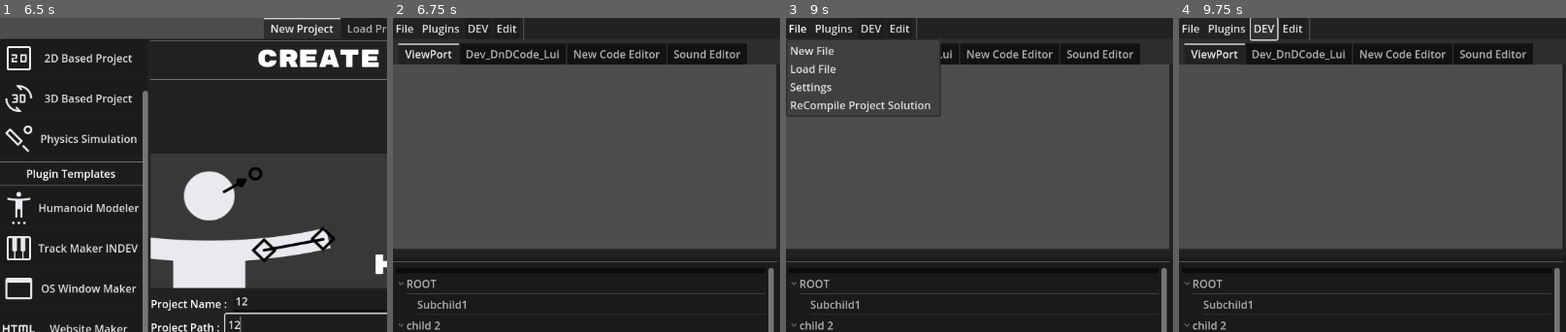
Above: before the commit, frames 1-4 (left to right).
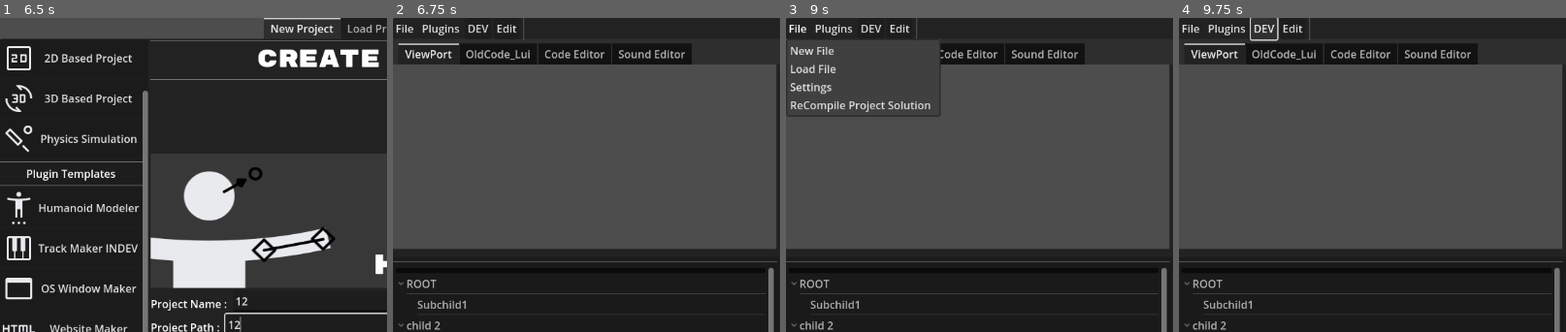
Above: after the commit, the same moments.

Repository: KevinKor001/LuminusEngine
Game: Godot game, scene res://Windows/StartUp.tscn
Same seed, same stepped clock (60 frames per second), same inputs: the game is played once before the commit and once after it. Video files are missing from this copy of the repository; at most half a second of black plays in their place.
Inputs (mouse positions are % of the whole screen's width and height, from its top left):
- Up to frame 1 (6.5 s): tap Enter at 0.5, 2, 3.5 s; move the mouse to (56, 45) at 0.52 s; click (56, 45) at 0.67 s; tap Space at 1.25, 2.75, 4.25 s; move the mouse to (23, 55) at 1.27 s; click (23, 55) at 1.42 s; move the mouse to (46, 28) at 2.02 s; click (46, 28) at 2.17 s; move the mouse to (35, 70) at 2.77 s; click (35, 70) at 2.92 s; move the mouse to (62, 65) at 3.52 s; click (62, 65) at 3.67 s; move the mouse to (15, 35) at 4.27 s; click (15, 35) at 4.42 s; move the mouse to (42, 50) at 5.02 s; click (42, 50) at 5.17 s; click (50, 65) at 5.77 s; type "12" at 5.85 s; click (36, 70) at 6 s; type "12" at 6.08 s
- Up to frame 2 (6.75 s): click "Create New Project" at 6.5 s
- Up to frame 3 (9 s): click (55, 68) at 7.27 s; type "12" at 7.35 s; click "Send" at 8 s; click "File" at 8.75 s
- Up to frame 4 (9.75 s): click "DEV" at 9.5 s
The pictures show only the part of the screen within x 0-50%, y 0-50%; the shares and areas given below are measured in that part.

Frame 1 is identical in both runs. In frame 2, 1.8% of the frame differs, in the area x 18-92%, y 8-15%; in frame 3, 1.5%; in frame 4, 1.8%.

Commit message:
Added Code Node "OnBegin"

Diff:
--- /dev/null
+++ b/src/Engine/Windows/MainEditor/CodeEditor/Nodes/BeginNode.tscn
@@ -0,0 +1,22 @@
+[gd_scene load_steps=2 format=3 uid="uid://det2eo1a1sacf"]
+
+[ext_resource type="Script" path="res://Windows/MainEditor/CodeEditor/Nodes/VariableNode.gd" id="1_udmli"]
+
+[node name="GraphNode" type="GraphNode"]
+offset_right = 257.0
+offset_bottom = 86.0
+title = "On Begin"
+slot/0/left_enabled = false
+slot/0/left_type = 1
+slot/0/left_color = Color(1, 0, 0, 1)
+slot/0/left_icon = null
+slot/0/right_enabled = true
+slot/0/right_type = 2
+slot/0/right_color = Color(1, 1, 1, 1)
+slot/0/right_icon = null
+slot/0/draw_stylebox = true
+script = ExtResource("1_udmli")
+
+[node name="Label" type="Label" parent="."]
+layout_mode = 2
+text = "Execute"
--- a/src/Engine/Windows/MainEditor/CodeWindow.tscn
+++ b/src/Engine/Windows/MainEditor/CodeWindow.tscn
@@ -6,6 +6,7 @@
 [ext_resource type="PackedScene" uid="uid://k6hnls2v3ne2" path="res://Windows/MainEditor/CodeEditor/NodeSelect.tscn" id="2_e53r0"]
 [ext_resource type="Texture2D" uid="uid://b6anm2d8rdhl4" path="res://Textures/Icons/conversion_path_24dp_FILL0_wght400_GRAD0_opsz24.svg" id="2_msxdv"]
 [ext_resource type="Texture2D" uid="uid://dolt1wfqq3r71" path="res://Textures/Icons/deployed_code_alert_24dp_FILL0_wght400_GRAD0_opsz24.svg" id="3_575pk"]
+[ext_resource type="PackedScene" uid="uid://det2eo1a1sacf" path="res://Windows/MainEditor/CodeEditor/Nodes/BeginNode.tscn" id="6_35mw3"]
 
 [node name="Control" type="Control"]
 layout_mode = 3
@@ -96,13 +97,8 @@
 anchor_bottom = 1.0
 grow_horizontal = 2
 grow_vertical = 2
+connection_lines_thickness = 4.0
 script = ExtResource("1_setwy")
-
-[node name="GraphNode" type="GraphNode" parent="Panel/VBoxContainer/HBoxContainer/HSplitContainer/HSplitContainer2/CenterPanel/GraphEdit"]
-layout_mode = 0
-offset_right = 187.0
-offset_bottom = 112.0
-mouse_filter = 1
 
 [node name="Control" parent="Panel/VBoxContainer/HBoxContainer/HSplitContainer/HSplitContainer2/CenterPanel/GraphEdit" instance=ExtResource("2_e53r0")]
 visible = false
@@ -111,6 +107,10 @@
 offset_top = 125.0
 offset_right = -159.0
 offset_bottom = -123.0
+
+[node name="GraphNode2" parent="Panel/VBoxContainer/HBoxContainer/HSplitContainer/HSplitContainer2/CenterPanel/GraphEdit" instance=ExtResource("6_35mw3")]
+layout_mode = 0
+mouse_filter = 1
 
 [node name="Label" type="Label" parent="Panel/VBoxContainer/HBoxContainer/HSplitContainer/HSplitContainer2/CenterPanel"]
 layout_mode = 1
--- a/src/Engine/Windows/MainEditor/main.tscn
+++ b/src/Engine/Windows/MainEditor/main.tscn
@@ -18,8 +18,6 @@
 [ext_resource type="Texture2D" uid="uid://evxcrgt3jp4x" path="res://Textures/Icons/account_circle_24dp_E8EAED_FILL0_wght400_GRAD0_opsz24.svg" id="14_n3nqh"]
 [ext_resource type="Texture2D" uid="uid://bj1e07rhkbduy" path="res://Textures/Icons/groups_24dp_E8EAED_FILL0_wght400_GRAD0_opsz24.svg" id="15_3xkld"]
 
-[sub_resource type="World3D" id="World3D_1w7mm"]
-
 [sub_resource type="Environment" id="Environment_xjyie"]
 background_mode = 2
 background_color = Color(0.952941, 0.0705882, 0.952941, 1)
@@ -28,6 +26,9 @@
 ambient_light_color = Color(1, 0.141176, 1, 1)
 ambient_light_energy = 0.0
 
+[sub_resource type="World3D" id="World3D_1w7mm"]
+environment = SubResource("Environment_xjyie")
+
 [node name="Main" type="Control"]
 layout_mode = 3
 anchors_preset = 15
@@ -238,11 +239,11 @@
 layout_mode = 2
 value = 3.5
 
-[node name="Dev_DnDCode_Lui" parent="Panel/TabContainer" instance=ExtResource("8_j2a4f")]
+[node name="OldCode_Lui" parent="Panel/TabContainer" instance=ExtResource("8_j2a4f")]
 visible = false
 layout_mode = 2
 
-[node name="New Code Editor" parent="Panel/TabContainer" instance=ExtResource("9_p7b22")]
+[node name="Code Editor" parent="Panel/TabContainer" instance=ExtResource("9_p7b22")]
 visible = false
 layout_mode = 2
 
Not shown: 1 places in src/Engine/Windows/MainEditor/CodeWindow.tscn that only renumber resources
